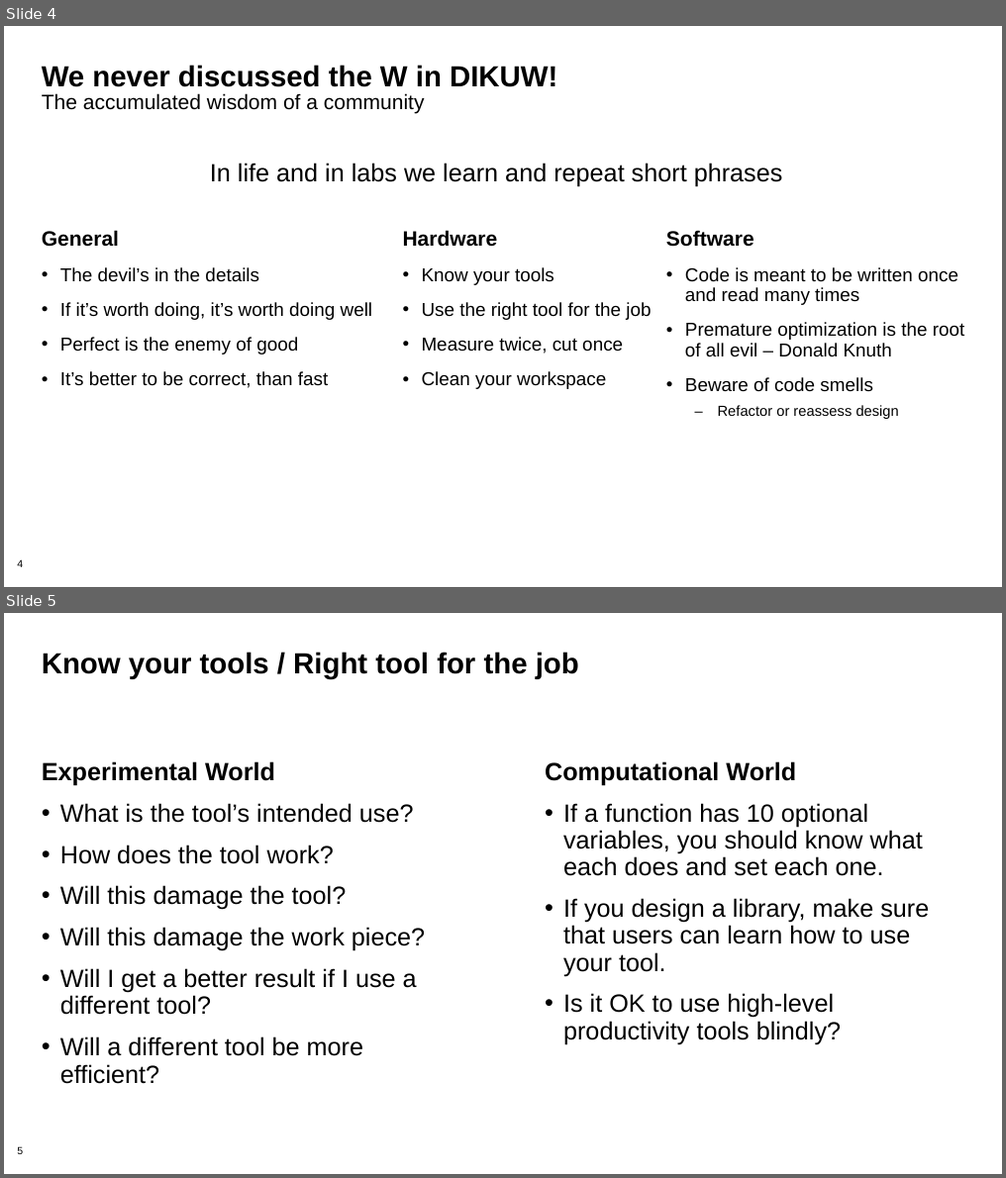
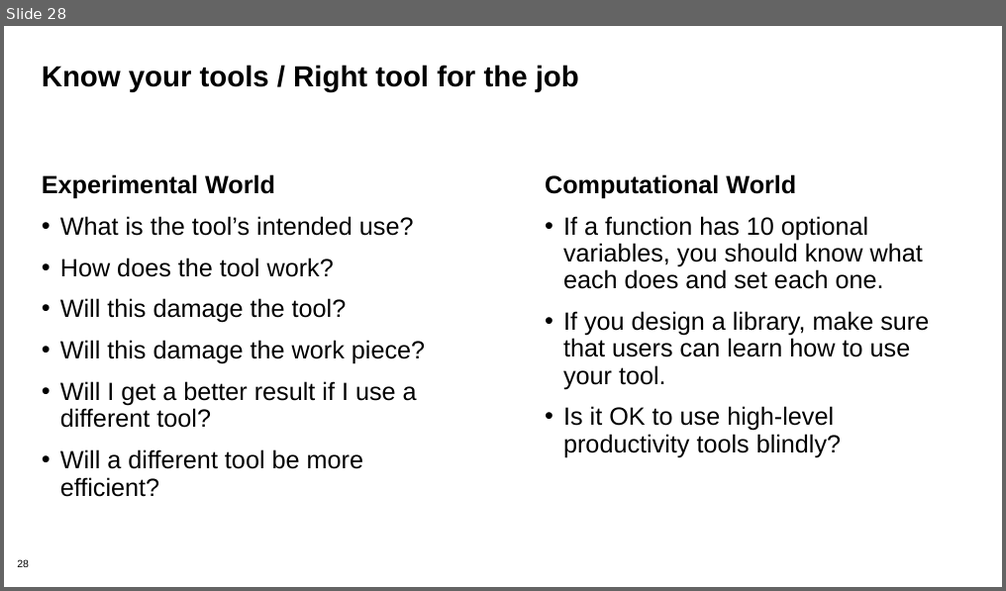
Before and after one commit to bssw-tutorial/presentations, a slide deck: computational-expts-a.pptx. Shown one above the other, each under a label of ours: slides 4 and 5 before the commit, slide 28 after it. The pictures are 1006x1178 and 1006x591 pixels, drawn with LibreOffice and Linux fonts; fonts in the diff are those of the drawing; background and template pictures are left out. Boxes give left, top, right and bottom in pixels: in the first picture for what was removed or moved away, otherwise in the second. Text is boxed around its words. In the diff, an @@ line names an element or a change of style, - is before the commit and + after.

```diff
--- a/computational-expts-a.pptx
+++ b/computational-expts-a.pptx
@@ slide 4 removed at <box>4,26,1002,587</box>, background #FFFFFF; not listed: 1 template element that a slide beside it also shows @@
@@ title removed at <box>42,65,557,114</box> @@
-We never discussed the W in DIKUW!
-The accumulated wisdom of a community
@@ text removed at <box>210,163,783,186</box> @@
-In life and in labs we learn and repeat short phrases
@@ text removed at <box>42,230,373,388</box> @@
-General
-• The devil’s in the details
-• If it’s worth doing, it’s worth doing well
-• Perfect is the enemy of good
-• It’s better to be correct, than fast
@@ text removed at <box>403,230,650,389</box> @@
-Hardware
-• Know your tools
-• Use the right tool for the job
-• Measure twice, cut once
-• Clean your workspace
@@ text removed at <box>666,230,965,419</box> @@
-Software
-• Code is meant to be written once and read many times
-• Premature optimization is the root of all evil – Donald Knuth
-• Beware of code smells
-  – Refactor or reassess design
@@ what was slide 5 is now slide 28 @@
@@ page number at <box>17,560,29,568</box>: text changed @@
-5
+28
```
Also in this commit, not shown: 2 slides changed, 25 slides added, 2 other slides removed, 3 other files.
